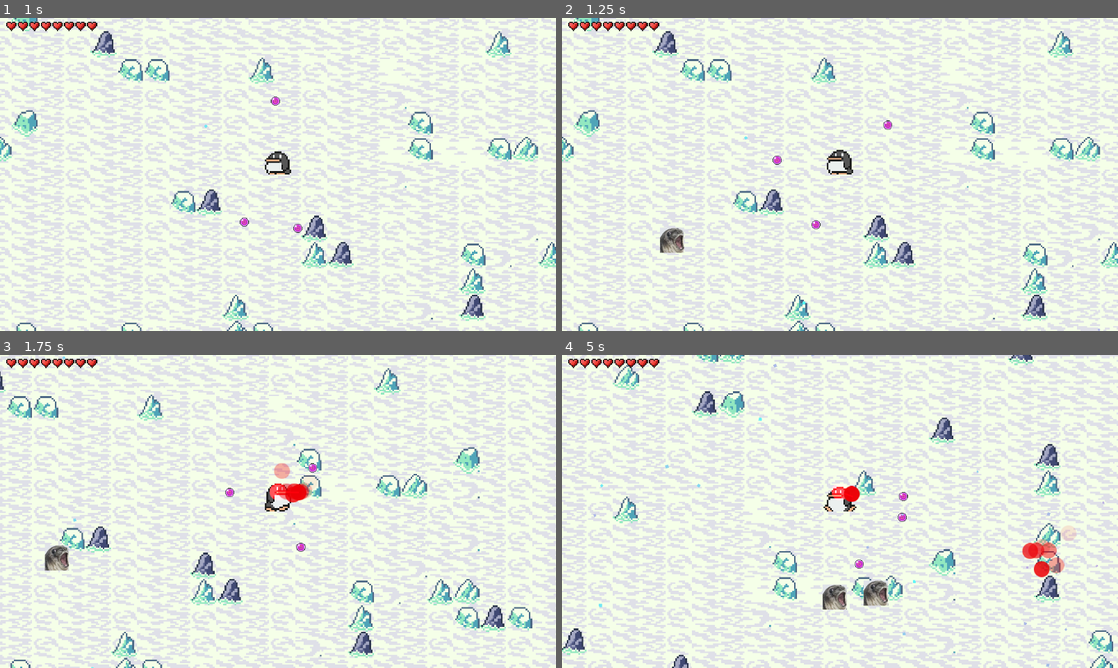
Above: before the commit, frames 1-4 (two rows, left to right).
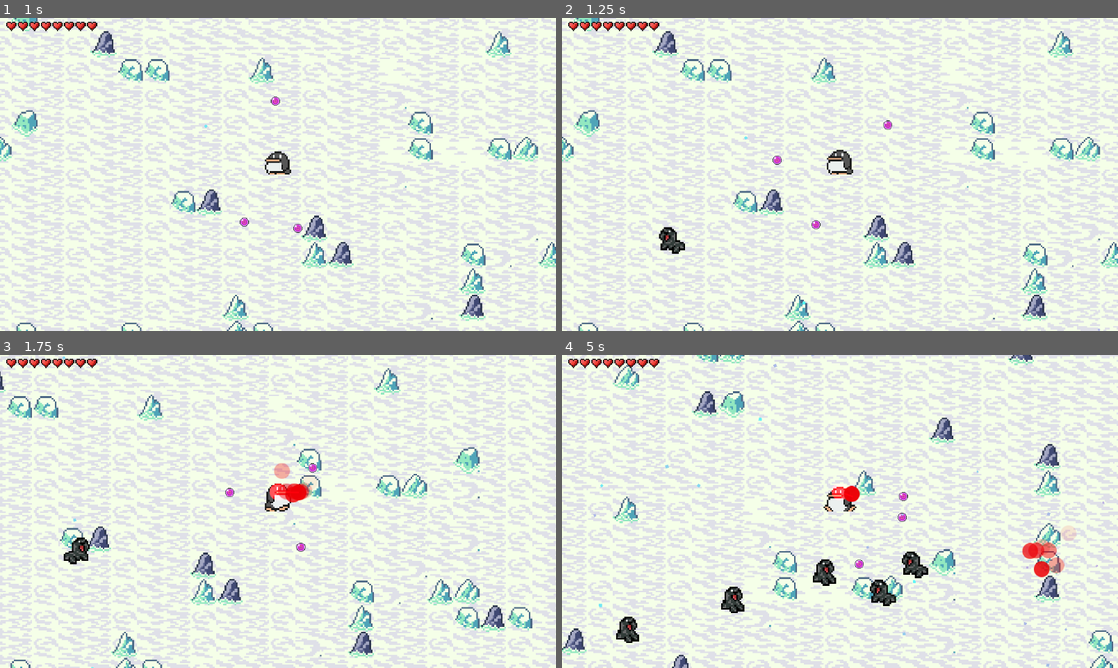
Above: after the commit, the same moments.

Repository: fossaplex/PolarAttack
Game: Godot game, scene res://Scenes/MainMenu/main_menu.tscn
Two runs of this game, one before a commit and one after it. Both use one fixed random seed, a clock stepped at 60 frames per second and the inputs below.
Inputs (mouse positions are in pixels of both pictures, inside the frame that each line leads up to):
- Up to frame 1 (1 s): click "START GAME" at 0.5 s
- Up to frame 2 (1.25 s): no input
- Up to frame 3 (1.75 s): tap Enter at 1.25 s; move the mouse to (400, 495) at 1.27 s; press the mouse at (400, 495) at 1.28 s; hold D (move_right) from 1.28 s (still down)
- Up to frame 4 (5 s): move the mouse to (728, 527) at 2.02 s; release D (move_right) at 2.03 s; release the mouse at (728, 527) at 2.03 s; hold S (move_down) 2.03-2.78 s; right-click (728, 527) at 2.1 s; move the mouse to (895, 442) at 2.77 s; press the mouse at (895, 442) at 2.78 s; hold D (move_right) 2.78-3.53 s; move the mouse to (812, 574) at 3.52 s; release the mouse at (812, 574) at 3.53 s; hold W (move_up) 3.53-4.28 s; right-click (812, 574) at 3.6 s; click (812, 574) at 3.67 s; move the mouse to (1006, 558) at 4.27 s; press the mouse at (1006, 558) at 4.28 s; hold A (move_left) from 4.28 s (still down)

Frame 1 is identical in both runs. In frame 2, 0.3% of the frame differs, in the area x 17-23%, y 66-76%; in frame 3, 0.6%; in frame 4, 1.8%, in the area x 9-66%, y 62-92%.

Commit message:
seal animation

Diff:
--- a/Scenes/Enemies/Enemy 1/Seal.gd
+++ b/Scenes/Enemies/Enemy 1/Seal.gd
@@ -2,10 +2,30 @@
 
 const SPEED = 100.0
 
-@onready var PLAYER = get_node('/root/Level/Player')
+@onready var player = get_node('/root/Level/Player')
+@onready var ap: AnimationPlayer = $AnimationPlayer
+@onready var sprite: Sprite2D = $Seal
 
-func _physics_process(delta):
-	#var direction = global_position.direction_to(PLAYER.global_position)
-	#var velocity = direction * SPEED
-	position += (PLAYER.global_position - global_position)/SPEED
+func _process(delta: float):
+	var direction_normalize = velocity.normalized()
+	if velocity.x != 0:
+		sprite.flip_h = velocity.x > 0
+	update_animation(velocity.normalized())
+
+
+func _physics_process(delta: float):
+	var direction = (player.global_position - global_position)
+	var direction_normalize = direction.normalized()
+	var target_distance = global_position.distance_to(player.global_position)
+
+	velocity = direction_normalize * SPEED if target_distance > 20 else Vector2.ZERO
 	move_and_slide()
+
+func flip_sprite(horizontal_direction: float):
+		if horizontal_direction != 0: sprite.flip_h = horizontal_direction == 1
+
+func update_animation(direction: Vector2):
+	if direction == Vector2.ZERO:
+		ap.stop()
+	else:
+		ap.play("walk")
--- a/Scenes/Enemies/Enemy 1/Seal.tscn
+++ b/Scenes/Enemies/Enemy 1/Seal.tscn
@@ -1,7 +1,116 @@
-[gd_scene load_steps=5 format=3 uid="uid://bcx3a8idecdv0"]
+[gd_scene load_steps=8 format=3 uid="uid://bcx3a8idecdv0"]
 
 [ext_resource type="Script" path="res://Scenes/Enemies/Enemy 1/Seal.gd" id="1_snkuk"]
-[ext_resource type="Texture2D" uid="uid://s7siu3gjp5xh" path="res://Graphics/Spritesheets/Enemies/Seal.jpg" id="1_wu0ot"]
+[ext_resource type="Texture2D" uid="uid://cpt0kgd14pang" path="res://Graphics/Spritesheets/Enemies/seal/walk.png" id="2_4rlea"]
+
+[sub_resource type="Animation" id="Animation_quiq0"]
+resource_name = "walk"
+length = 0.4
+tracks/0/type = "value"
+tracks/0/imported = false
+tracks/0/enabled = true
+tracks/0/path = NodePath("Seal:texture")
+tracks/0/interp = 1
+tracks/0/loop_wrap = true
+tracks/0/keys = {
+"times": PackedFloat32Array(0.0233254),
+"transitions": PackedFloat32Array(1),
+"update": 1,
+"values": [ExtResource("2_4rlea")]
+}
+tracks/1/type = "value"
+tracks/1/imported = false
+tracks/1/enabled = true
+tracks/1/path = NodePath("Seal:hframes")
+tracks/1/interp = 1
+tracks/1/loop_wrap = true
+tracks/1/keys = {
+"times": PackedFloat32Array(0),
+"transitions": PackedFloat32Array(1),
+"update": 1,
+"values": [4]
+}
+tracks/2/type = "value"
+tracks/2/imported = false
+tracks/2/enabled = true
+tracks/2/path = NodePath("Seal:vframes")
+tracks/2/interp = 1
+tracks/2/loop_wrap = true
+tracks/2/keys = {
+"times": PackedFloat32Array(0),
+"transitions": PackedFloat32Array(1),
+"update": 1,
+"values": [1]
+}
+tracks/3/type = "value"
+tracks/3/imported = false
+tracks/3/enabled = true
+tracks/3/path = NodePath("Seal:frame")
+tracks/3/interp = 1
+tracks/3/loop_wrap = true
+tracks/3/keys = {
+"times": PackedFloat32Array(0, 0.1, 0.2, 0.3),
+"transitions": PackedFloat32Array(1, 1, 1, 1),
+"update": 1,
+"values": [0, 1, 2, 3]
+}
+
+[sub_resource type="Animation" id="Animation_gko4g"]
+length = 0.001
+tracks/0/type = "value"
+tracks/0/imported = false
+tracks/0/enabled = true
+tracks/0/path = NodePath("Seal:texture")
+tracks/0/interp = 1
+tracks/0/loop_wrap = true
+tracks/0/keys = {
+"times": PackedFloat32Array(0),
+"transitions": PackedFloat32Array(1),
+"update": 1,
+"values": [ExtResource("2_4rlea")]
+}
+tracks/1/type = "value"
+tracks/1/imported = false
+tracks/1/enabled = true
+tracks/1/path = NodePath("Seal:hframes")
+tracks/1/interp = 1
+tracks/1/loop_wrap = true
+tracks/1/keys = {
+"times": PackedFloat32Array(0),
+"transitions": PackedFloat32Array(1),
+"update": 1,
+"values": [4]
+}
+tracks/2/type = "value"
+tracks/2/imported = false
+tracks/2/enabled = true
+tracks/2/path = NodePath("Seal:vframes")
+tracks/2/interp = 1
+tracks/2/loop_wrap = true
+tracks/2/keys = {
+"times": PackedFloat32Array(0),
+"transitions": PackedFloat32Array(1),
+"update": 1,
+"values": [1]
+}
+tracks/3/type = "value"
+tracks/3/imported = false
+tracks/3/enabled = true
+tracks/3/path = NodePath("Seal:frame")
+tracks/3/interp = 1
+tracks/3/loop_wrap = true
+tracks/3/keys = {
+"times": PackedFloat32Array(0),
+"transitions": PackedFloat32Array(1),
+"update": 1,
+"values": [0]
+}
+
+[sub_resource type="AnimationLibrary" id="AnimationLibrary_jxmvn"]
+_data = {
+"RESET": SubResource("Animation_gko4g"),
+"walk": SubResource("Animation_quiq0")
+}
 
 [sub_resource type="RectangleShape2D" id="RectangleShape2D_atblq"]
 
@@ -15,12 +124,10 @@
 collision_mask = 2
 script = ExtResource("1_snkuk")
 
-[node name="Seal" type="Sprite2D" parent="."]
-position = Vector2(0, -6)
-scale = Vector2(0.109619, 0.112867)
-texture = ExtResource("1_wu0ot")
-region_enabled = true
-region_rect = Rect2(52, 25.5, 135, 135)
+[node name="AnimationPlayer" type="AnimationPlayer" parent="."]
+libraries = {
+"": SubResource("AnimationLibrary_jxmvn")
+}
 
 [node name="WalkCollisionShape2D" type="CollisionShape2D" parent="."]
 scale = Vector2(0.71, 0.135)
@@ -33,3 +140,9 @@
 [node name="CollisionShape2D" type="CollisionShape2D" parent="Area2D"]
 position = Vector2(0, -6)
 shape = SubResource("RectangleShape2D_5qem2")
+
+[node name="Seal" type="Sprite2D" parent="."]
+texture_filter = 1
+position = Vector2(0, -6)
+texture = ExtResource("2_4rlea")
+hframes = 4
--- a/Scenes/Spawner/Enemy Spawner.gd
+++ b/Scenes/Spawner/Enemy Spawner.gd
@@ -6,8 +6,8 @@
 	$Timer.start()
 
 func _on_timer_timeout():
-	var enemy_seal = seal_scene.instantiate()
-	var enemy_moab = moab_scene.instantiate()
-	var enemy_list = [enemy_seal, enemy_moab]
-	var r = randi_range(0,enemy_list.size() - 1)
-	add_child(enemy_list[r])
+	var enemy_seal: Node2D = seal_scene.instantiate()
+	#var enemy_moab = moab_scene.instantiate()
+	#var enemy_list = [enemy_seal, enemy_moab]
+	#var r = randi_range(0,enemy_list.size() - 1)
+	add_child(enemy_seal)
Binary file added: Graphics/Spritesheets/Enemies/seal/walk.png
Not shown, added: Graphics/Spritesheets/Enemies/seal/walk.png.import
